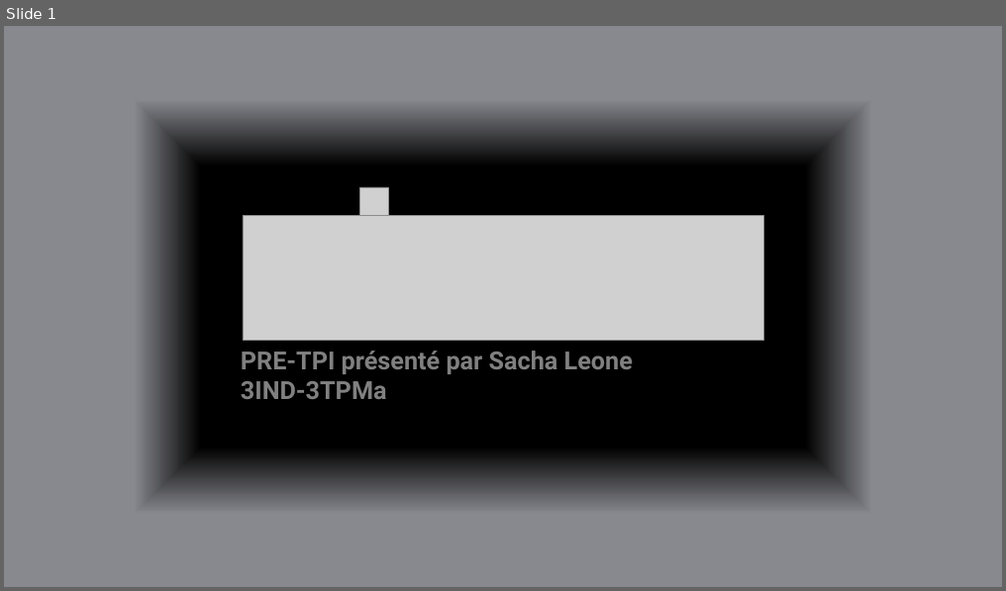
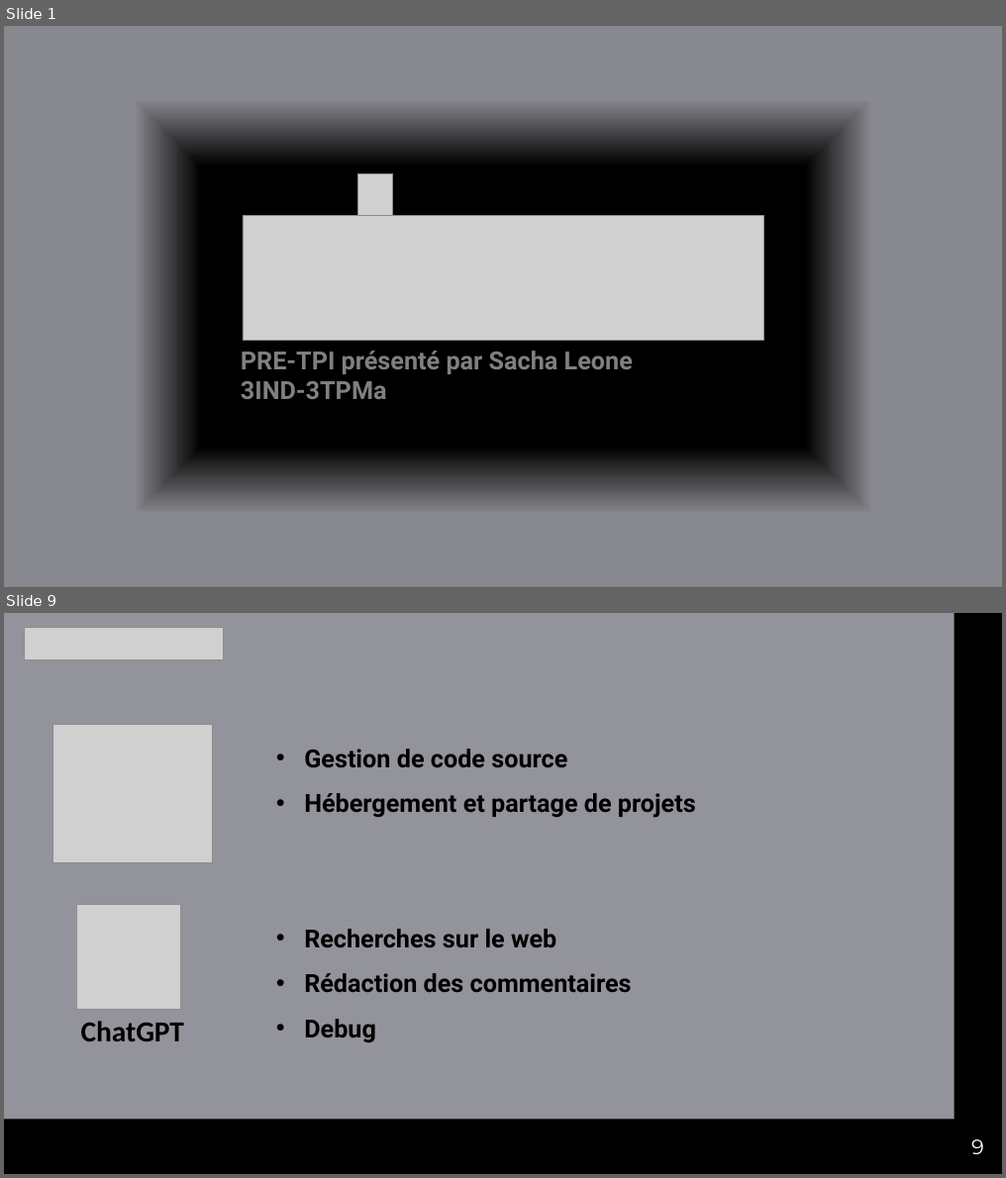
Before and after one commit to sacha-riccardo-leone/DIMEN, a slide deck: Doc/Présentation/Présentation_DIMEN.pptx. Shown one above the other, each under a label of ours: slide 1 before the commit, slides 1 and 9 after it; the slides between them are not shown. The pictures are 1006x591 and 1006x1178 pixels, drawn with LibreOffice and Linux fonts; fonts in the diff are those of the drawing; grey boxes stand for pictures. Boxes give left, top, right and bottom in pixels: in the first picture for what was removed or moved away, otherwise in the second. Text is boxed around its words. In the diff, an @@ line names an element or a change of style, - is before the commit and + after.

```diff
--- a/Doc/Présentation/Présentation_DIMEN.pptx
+++ b/Doc/Présentation/Présentation_DIMEN.pptx
@@ slide 9 added at [4,613,1002,1174], background #93939B @@
@@ picture added at [24,627,224,660] @@
@@ rectangle added at [954,613,1002,1174], fill #000000 @@
@@ picture added at [54,724,212,862] @@
@@ text added at [304,749,696,818], 24 pt, text #000000, bold @@
+• Gestion de code source
+• Hébergement et partage de projets
@@ picture added at [76,904,180,1009] @@
@@ text added at [304,929,632,1043], 24 pt, text #000000, bold @@
+• Recherches sur le web
+• Rédaction des commentaires
+• Debug
@@ text added at [81,1021,184,1042], 28 pt, text #000000, bold @@
+ChatGPT
@@ rectangle added at [4,1119,1002,1174], fill #000000 @@
@@ page number added at [971,1140,984,1155], 20 pt, text #FFFFFF @@
+9
@@ slide 1 changed as well @@
@@ picture: place and size @@
-picture at [360,187,389,216]
+picture at [357,174,392,215]
```
Also in this commit, not shown: 18 other slides added, 4 slides removed, 48 other files.
